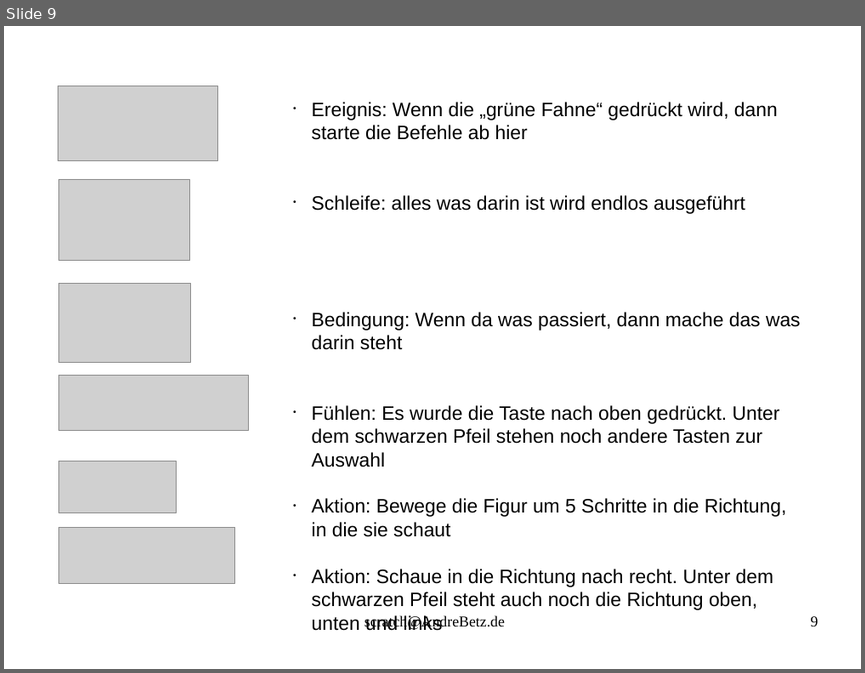
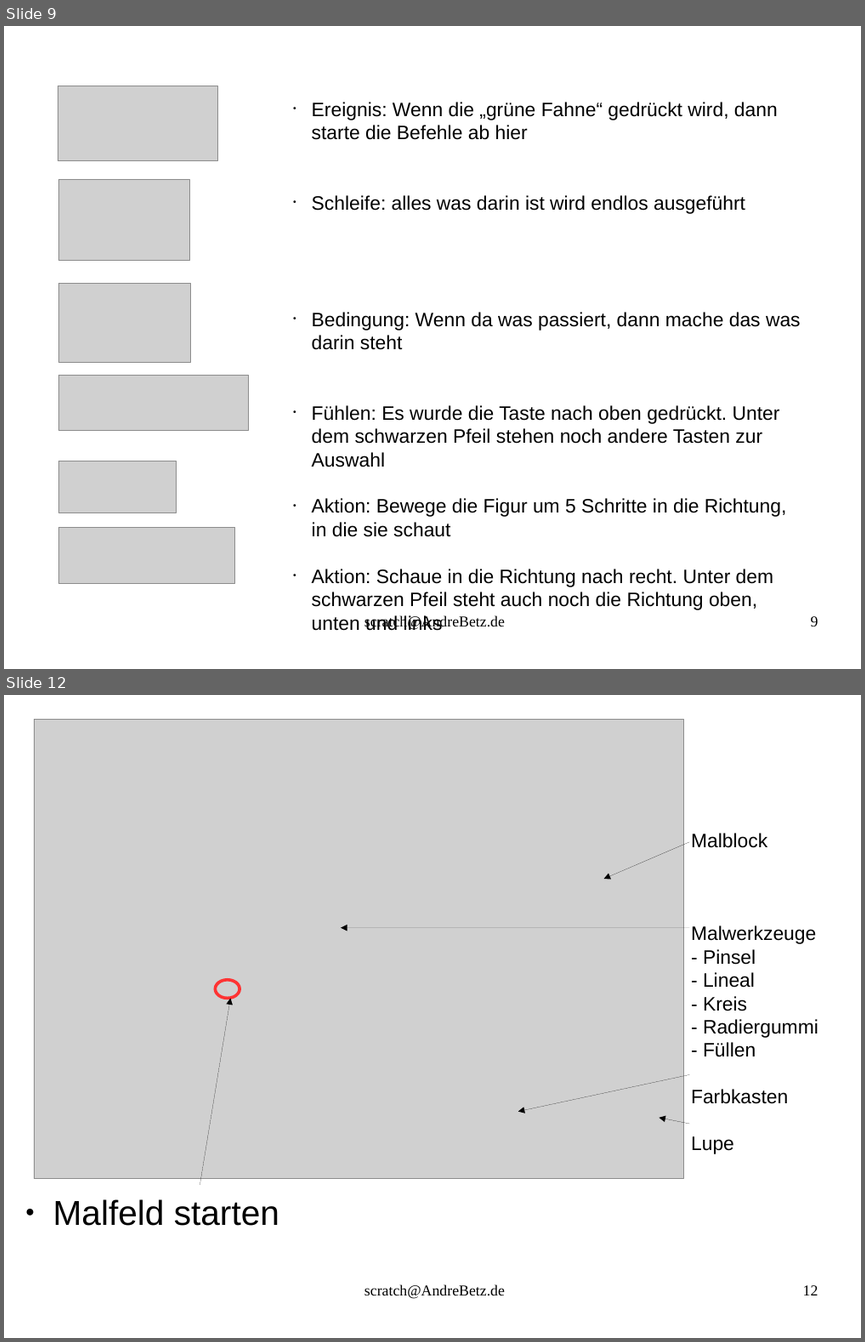
Before and after one commit to sky4walk/documents, a slide deck: ProgrammierkursScratchSpiel.odp. Shown one above the other, each under a label of ours: slide 9 before the commit, slides 9 and 12 after it; the slides between them are not shown. The pictures are 865x673 and 865x1342 pixels, drawn with LibreOffice and Linux fonts; fonts in the diff are those of the drawing; grey boxes stand for pictures. Boxes give left, top, right and bottom in pixels: in the first picture for what was removed or moved away, otherwise in the second. Text is boxed around its words. In the diff, an @@ line names an element or a change of style, - is before the commit and + after.

```diff
--- a/ProgrammierkursScratchSpiel.odp
+++ b/ProgrammierkursScratchSpiel.odp
@@ slide 12 added at (4, 695, 861, 1338), background #FFFFFF @@
@@ picture added at (35, 719, 683, 1179) @@
@@ arrow added from (690, 842) to (604, 879), #000000 0 pt @@
@@ text added at (691, 833, 818, 1154), 18 pt, text #000000 @@
+Malblock
+Malwerkzeuge
+- Pinsel
+- Lineal
+- Kreis
+- Radiergummi
+- Füllen
+Farbkasten
+Lupe
@@ arrow added from (690, 927) to (341, 927), #000000 0 pt @@
@@ arrow added from (200, 1185) to (230, 998), #000000 0 pt @@
@@ ellipse added at (216, 980, 239, 998), outline #FF3333 2.83 pt @@
@@ arrow added from (690, 1074) to (518, 1111), #000000 0 pt @@
@@ arrow added from (690, 1123) to (659, 1117), #000000 0 pt @@
@@ text added at (53, 1199, 279, 1225), 32 pt, text #000000 @@
+● Malfeld starten
@@ text added at (364, 1284, 505, 1299), 14 pt, text #000000 @@
+scratch@AndreBetz.de
@@ page number added at (803, 1285, 818, 1295), 14 pt, text #000000 @@
+12
```
Also in this commit, not shown: 8 other slides added, 1 other file.
